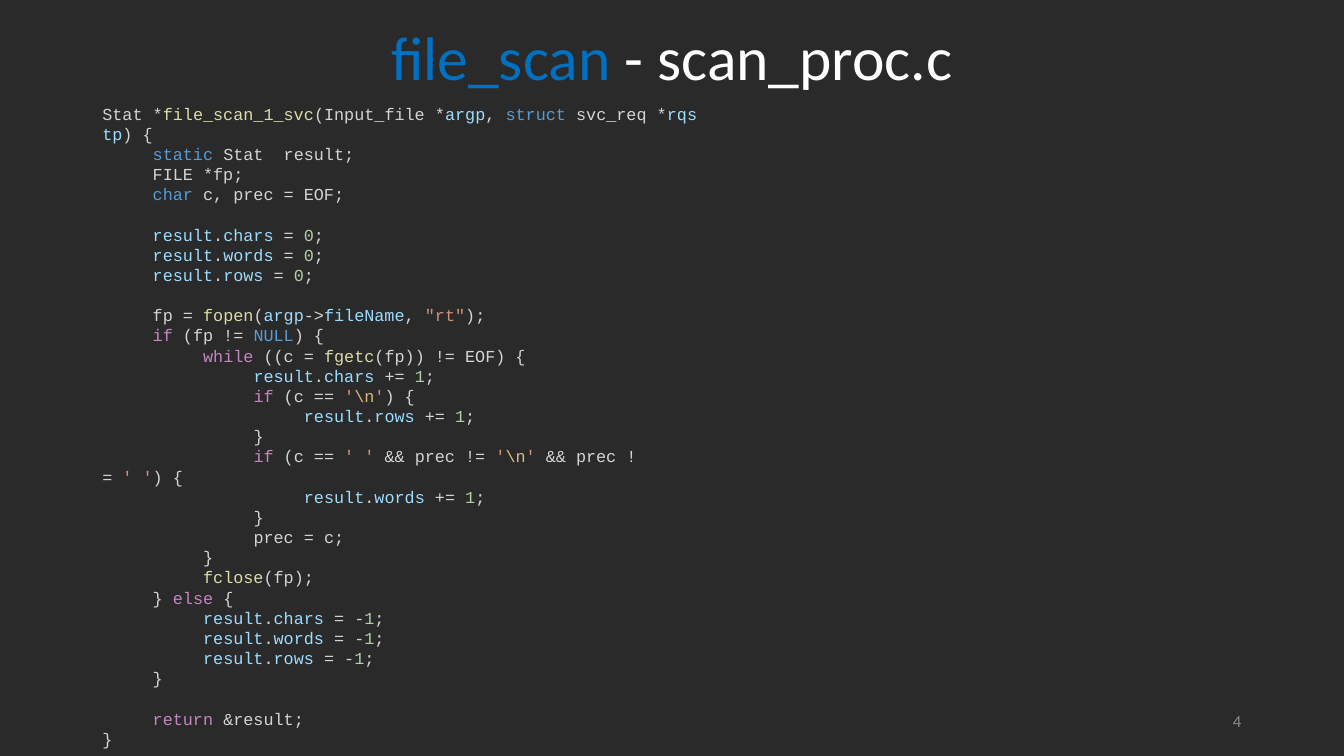
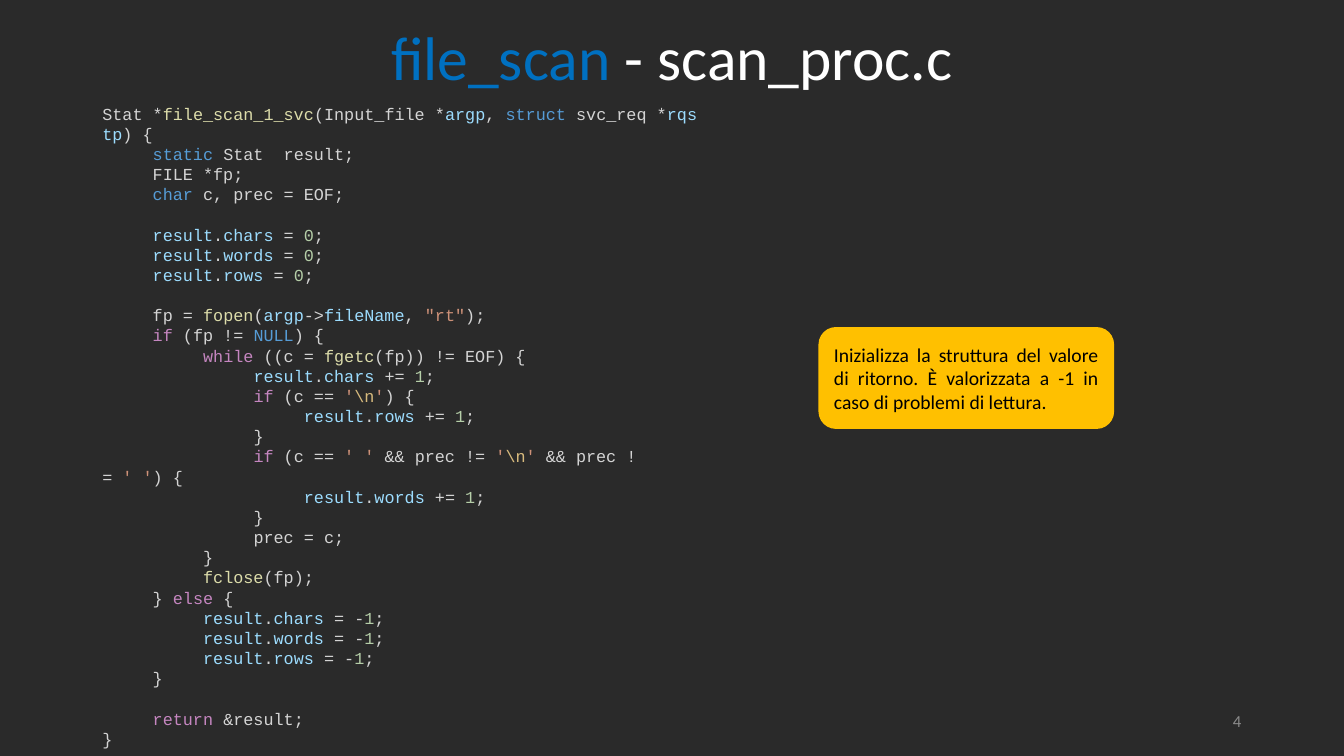
Before and after one commit to RetiCalc-Unibo/progetto8, a slide deck: slide 4 of Presentazione.pptx. Drawn at 1344x756 pixels with LibreOffice and Linux fonts; fonts in the diff are those of the drawing. Boxes give left, top, right and bottom in pixels: in the first picture for what was removed or moved away, otherwise in the second. Text is boxed around its words. In the diff, an @@ line names an element or a change of style, - is before the commit and + after.

```diff
--- a/Presentazione.pptx
+++ b/Presentazione.pptx
@@ rounded rectangle added at bbox=[820, 328, 1114, 429], fill #FFC000, outline #FFC000 1 pt, 14 pt, text #000000 @@
+Inizializza la struttura del valore di ritorno. È valorizzata a -1 in caso di problemi di lettura.
```
Also in this commit, not shown: 4 other slides changed, 1 slide removed, 1 other file.
